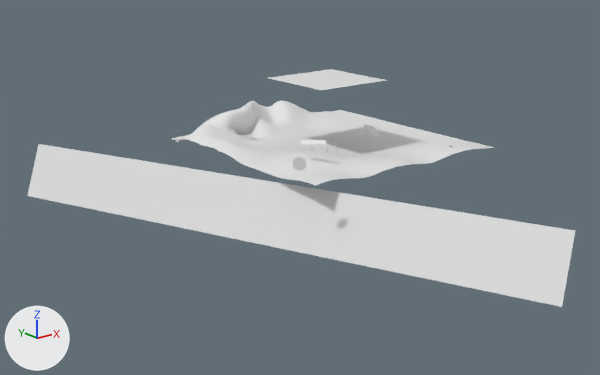
Renders of the Blender file 04-Shots/mm-desert_shot.blend from each side of a commit.
Both versions are drawn from a 50 mm camera at (-371.0, -435.0, 146.0) aimed at (-47.0, -30.0, -16.0). The lights are fixed; the arrows at lower left show +X, +Y and +Z. Materials are left out; every surface is plain grey.
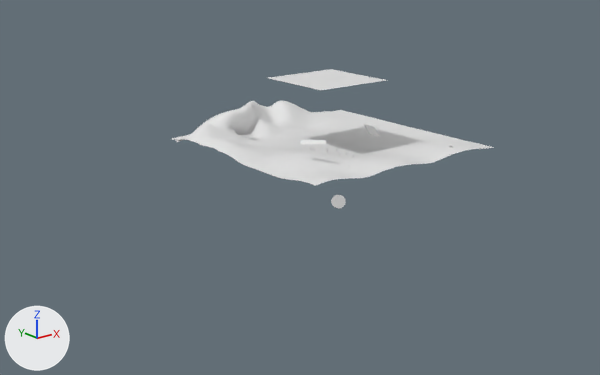
Where the change shows, as pixel boxes [x1, y1, x2, y2] in the pictures (600 x 375 px):
'Plane.006', deleted: before [27, 144, 575, 307]
'sun', moved: before [293, 157, 307, 171]; after [331, 195, 346, 208]

The edits, one by one:
Object 'sun' (ob_sun) moves from (-92.4, -86.5, 20.4) to (-80.2, -105.7, 0.8).
Object 'Plane.006' (ob_plane_006) is deleted.
